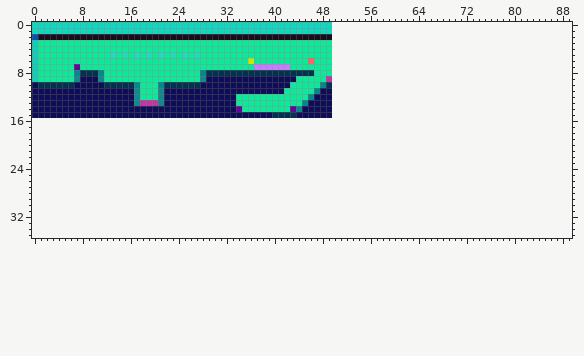
A sprite sheet gets an edit: Progetto_prog_3/res/lvls/1.png. The first picture shows the starting point.
The file is 50x16 pixels. Colours within 5 levels of each other are drawn and written as one. The old version is drawn lined up with the new one, on the new canvas.
After the commit:
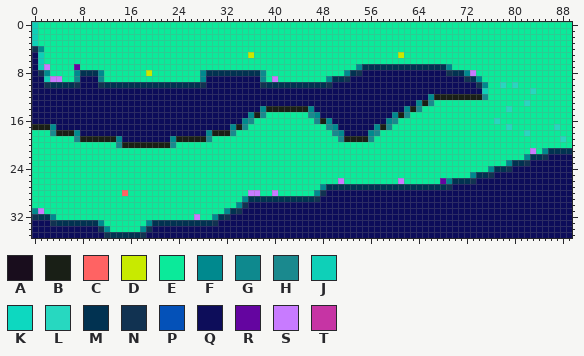
Palette (. is transparent): A #190d1d  B #191f16  C #ff6363  D #c8ea00  E #0bea9a  F #00898e  G #0e898e  H #1a898e  J #0ed0b8  K #0dd8c0  L #27d8c0  M #013251  N #113251  P #0451b8  Q #0d0d5a  R #6405a0  S #c87bff  T #c634a4
The edit:
canvas 50x16 -> 90x36
y 0..1: x 0..89 KKKKKKKKKKKKKKKKKKKKKKKKKKKKKKKKKKKKKKKKKKKKKKKKKK........................................ -> JEEEEEEEEEEEEEEEEEEEEEEEEEEEEEEEEEEEEEEEEEEEEEEEEEEEEEEEEEEEEEEEEEEEEEEEEEEEEEEEEEEEEEEEEE
y 2: x 0..89 PAAAAAAAAAAAAAAAAAAAAAAAAAAAAAAAAAAAAAAAAAAAAAAAAA........................................ -> JEEEEEEEEEEEEEEEEEEEEEEEEEEEEEEEEEEEEEEEEEEEEEEEEEEEEEEEEEEEEEEEEEEEEEEEEEEEEEEEEEEEEEEEEE
y 3: x 50..89 ........................................ -> EEEEEEEEEEEEEEEEEEEEEEEEEEEEEEEEEEEEEEEE
y 4: x 0..1 JE -> NF; x 50..89 ........................................ -> EEEEEEEEEEEEEEEEEEEEEEEEEEEEEEEEEEEEEEEE
y 5: x 0..1 JE -> QJ; x 13 L -> E; x 15 L -> E; x 17 L -> E; x 19 L -> E; x 21 L -> E; x 23 L -> E; x 25 L -> E; x 27 L -> E; x 36 E -> D; x 50..89 ........................................ -> EEEEEEEEEEEDEEEEEEEEEEEEEEEEEEEEEEEEEEEE
y 6: x 0..1 JE -> QJ; x 36 D -> E; x 46 C -> E; x 50..89 ........................................ -> EEEEEEEEEEEEEEEEEEEEEEEEEEEEEEEEEEEEEEEE
y 7: x 0..2 JEE -> QJS; x 37..42 SSSSSS -> EEEEEE; x 50..89 ........................................ -> EEEEFMMMMMMMMMMMMMMFEEEEEEEEEEEEEEEEEEEE
y 8: x 0..2 JEE -> QNF; x 19 E -> D; x 38..46 MMMMMMMMM -> GEEEEEEEE; x 50..89 ........................................ -> EEFMNQQQQQQQQQQQQQQNMMFSEEEEEEEEEEEEEEEE
y 9: x 0..4 JEEEE -> QQJSS; x 28 G -> F; x 38..43 QQQQQQ -> GESEEE; x 49..89 T........................................ -> FMMNQQQQQQQQQQQQQQQQQQQNMFEEEEEEEEEEEEEEE
y 10: x 1..2 MM -> QN; x 7 Q -> N; x 11 Q -> N; x 17..21 FEEEF -> MMMMM; x 28 Q -> N; x 38..89 QQQQQEEEEEFM........................................ -> NMMMMMMMMMMNQQQQQQQQQQQQQQQQQQQQQQQQNFEELELEEEEEEEEE
y 11: x 17..21 GEEEG -> QQQQQ; x 42..47 EEEEEF -> QQQQQQ; x 50..89 ........................................ -> QQQQQQQQQQQQQQQQQQQQQQQQQJEEEEEEELEEEEEE
y 12: x 17..21 GEEEG -> QQQQQ; x 34..46 EEEEEEEEEEEEF -> QQQQQQQQQQQQQ; x 50..89 ........................................ -> QQQQQQQQQQQQQQQQFBBBBBBBBHEEEEEEEEEEEEEE
y 13: x 17..21 GTTTG -> QQQQQ; x 34..45 EEEEEEEEEEEF -> QQQQQQQQQQQQ; x 50..89 ........................................ -> QQQQQQQQQQQQQQFBHEEEEEEEEEEEEEEELEEEEEEE
y 14: x 34..46 REEEEEEEERFQQ -> QQQQFBBBBBBBF; x 50..89 ........................................ -> QQQQQQQQQQQQFBHEEEEEEEEEEEEEELEEEEEEEEEE
y 15: x 36..47 QQQQMMMMQQQQ -> FBHEEEEEEEHF; x 50..89 ........................................ -> QQQQQQQQQQFBHEEEEEEEEEEEEEEEEEEEEEEEEEEE
y 16: x 0..89 .......................................................................................... -> QQQQQQQQQQQQQQQQQQQQQQQQQQQQQQQQQQQFHEEEEEEEEEEHBFQQQQQQQQQFHEEEEEEEEEEEEEEEELEEEEEEEEEEEE
y 17: x 0..89 .......................................................................................... -> BBBFQQQQQQQQQQQQQQQQQQQQQQQQQQQQQFBHEEEEEEEEEEEEEHFQQQQQQFBHEEEEEEEEEEEEEEEEEEELEEEEEEELEE
y 18: x 0..89 .......................................................................................... -> EEEHBBBFQQQQQQQQQQQQQQQQQQQQQFBBBHEEEEEEEEEEEEEEEEHFQQQQFHEEEEEEEEEEEEEEEEEEEEEEEELEEEEEEE
y 19: x 0..89 .......................................................................................... -> EEEEEEEHBBBBBBFQQQQQQQQFBBBBBHEEEEEEEEEEEEEEEEEEEEEHBBBBHEEEEEEEEEEEEEEEEEEEEEEEEEEEEEEELE
y 20: x 0..89 .......................................................................................... -> EEEEEEEEEEEEEEHBBBBBBBBHEEEEEEEEEEEEEEEEEEEEEEEEEEEEEEEEEEEEEEEEEEEEEEEEEEEEEEEEEEEEEEEEEE
y 21: x 0..89 .......................................................................................... -> EEEEEEEEEEEEEEEEEEEEEEEEEEEEEEEEEEEEEEEEEEEEEEEEEEEEEEEEEEEEEEEEEEEEEEEEEEEEEEEEEEESEFMMMM
y 22: x 0..89 .......................................................................................... -> EEEEEEEEEEEEEEEEEEEEEEEEEEEEEEEEEEEEEEEEEEEEEEEEEEEEEEEEEEEEEEEEEEEEEEEEEEEEEEEEEEFMMNQQQQ
y 23: x 0..89 .......................................................................................... -> EEEEEEEEEEEEEEEEEEEEEEEEEEEEEEEEEEEEEEEEEEEEEEEEEEEEEEEEEEEEEEEEEEEEEEEEEEEEEEEFMMNQQQQQQQ
y 24: x 0..89 .......................................................................................... -> EEEEEEEEEEEEEEEEEEEEEEEEEEEEEEEEEEEEEEEEEEEEEEEEEEEEEEEEEEEEEEEEEEEEEEEEEEEEFMMNQQQQQQQQQQ
y 25: x 0..89 .......................................................................................... -> EEEEEEEEEEEEEEEEEEEEEEEEEEEEEEEEEEEEEEEEEEEEEEEEEEEEEEEEEEEEEEEEEEEEEEEEEFMMNQQQQQQQQQQQQQ
y 26: x 0..89 .......................................................................................... -> EEEEEEEEEEEEEEEEEEEEEEEEEEEEEEEEEEEEEEEEEEEEEEEEEEESEEEEEEEEESEEEEEERFMMMNQQQQQQQQQQQQQQQQ
y 27: x 0..89 .......................................................................................... -> EEEEEEEEEEEEEEEEEEEEEEEEEEEEEEEEEEEEEEEEEEEEEEEEFMMMMMMMMMMMMMMMMMMMMNQQQQQQQQQQQQQQQQQQQQ
y 28: x 0..89 .......................................................................................... -> EEEEEEEEEEEEEEECEEEEEEEEEEEEEEEEEEEESSEESEEEEEEFNQQQQQQQQQQQQQQQQQQQQQQQQQQQQQQQQQQQQQQQQQ
y 29: x 0..89 .......................................................................................... -> EEEEEEEEEEEEEEEEEEEEEEEEEEEEEEEEEEEFMMMMMMMMMMMNQQQQQQQQQQQQQQQQQQQQQQQQQQQQQQQQQQQQQQQQQQ
y 30: x 0..89 .......................................................................................... -> EEEEEEEEEEEEEEEEEEEEEEEEEEEEEEEEEEFNQQQQQQQQQQQQQQQQQQQQQQQQQQQQQQQQQQQQQQQQQQQQQQQQQQQQQQ
y 31: x 0..89 .......................................................................................... -> FSEEEEEEEEEEEEEEEEEEEEEEEEEEEEEEFMNQQQQQQQQQQQQQQQQQQQQQQQQQQQQQQQQQQQQQQQQQQQQQQQQQQQQQQQ
y 32: x 0..89 .......................................................................................... -> NMMFEEEEEEEEEEEEEEEEEEEEEEESEEFMNQQQQQQQQQQQQQQQQQQQQQQQQQQQQQQQQQQQQQQQQQQQQQQQQQQQQQQQQQ
y 33: x 0..89 .......................................................................................... -> QQQNMMMMMMMFEEEEEEEFMMMMMMMMMMNQQQQQQQQQQQQQQQQQQQQQQQQQQQQQQQQQQQQQQQQQQQQQQQQQQQQQQQQQQQ
y 34: x 0..89 .......................................................................................... -> QQQQQQQQQQQNFEEEEEFNQQQQQQQQQQQQQQQQQQQQQQQQQQQQQQQQQQQQQQQQQQQQQQQQQQQQQQQQQQQQQQQQQQQQQQ
y 35: x 0..89 .......................................................................................... -> QQQQQQQQQQQQNMMMMMNQQQQQQQQQQQQQQQQQQQQQQQQQQQQQQQQQQQQQQQQQQQQQQQQQQQQQQQQQQQQQQQQQQQQQQQ
Boxes around the changes in both pictures, in picture pixels (x1, y1, x2, y2):
changed: (32, 22, 572, 238)
